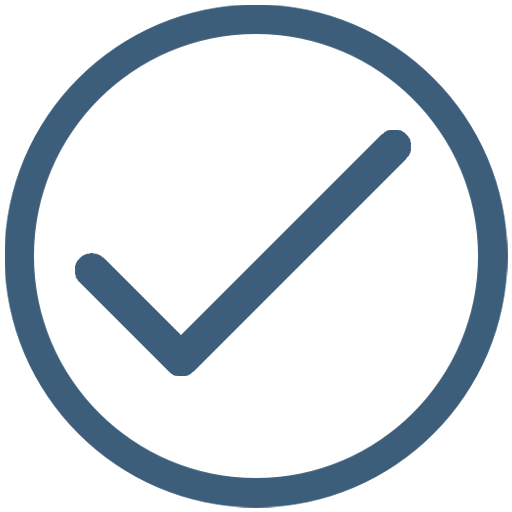
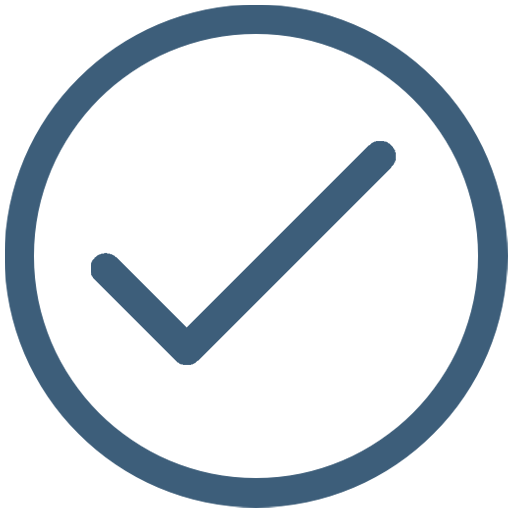
Two versions of the same layered image (512px x 512px). Layer-by-layer changes:
painted on "tick" over [75, 130, 411, 376]
